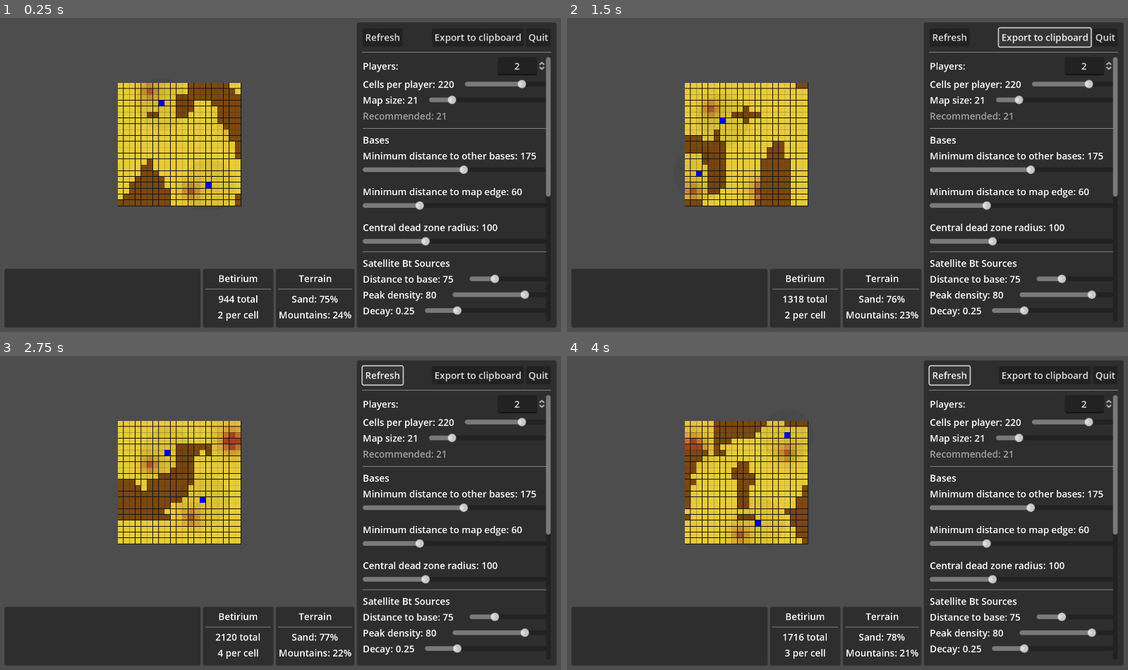
Above: before the commit, frames 1-4 (two rows, left to right).
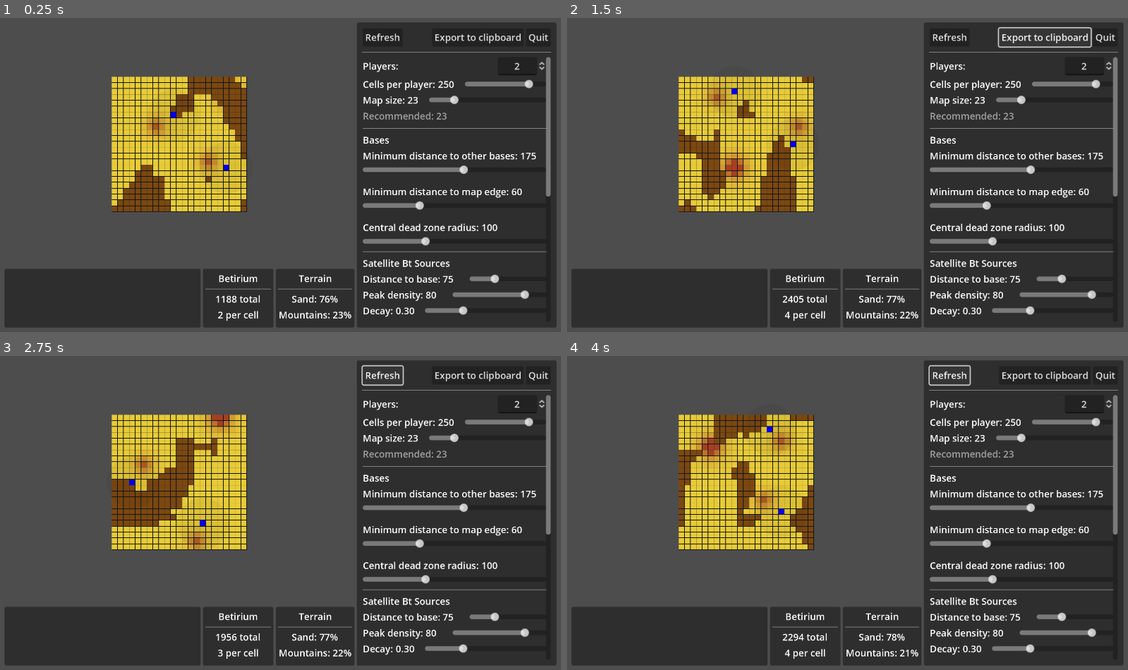
Above: after the commit, the same moments.

Repository: wadcom/kisarra-mapgen
Game: Godot game, scene res://main.tscn
Same seed, same stepped clock (60 frames per second), same inputs: the game is played once before the commit and once after it.
Inputs:
- Up to frame 1 (0.25 s): no input
- Up to frame 2 (1.5 s): click "Refresh" at 0.5 s; click "Export to clipboard" at 1.25 s
- Up to frame 3 (2.75 s): click "Refresh" at 2 s
- Up to frame 4 (4 s): click "Export to clipboard" at 2.75 s; click "Refresh" at 3.5 s

The runs differ from the first frame. In frame 1, 3.3% of the frame differs, in the area x 19-96%, y 18-96%; in frame 2, 3.7%; in frame 3, 3.2%; in frame 4, 3.5%.

Commit message:
Adjust parameters

Diff:
--- a/side_panel/side_panel.gd
+++ b/side_panel/side_panel.gd
@@ -13,9 +13,9 @@
 	},
 	betirium = {
 		extra_sources = { count = 2, decay = 0.35, distance_to_any_base = 200, peak_density = 100 },
-		satellite_sources = { decay = 0.25, distance_to_base = 75, peak_density = 80 },
+		satellite_sources = { decay = 0.3, distance_to_base = 75, peak_density = 80 },
 	},
-	cells_per_player = 220,
+	cells_per_player = 250,
 	map_size = "updated automatically",
 	mountains = {
 		height_threshold = 0.3,
